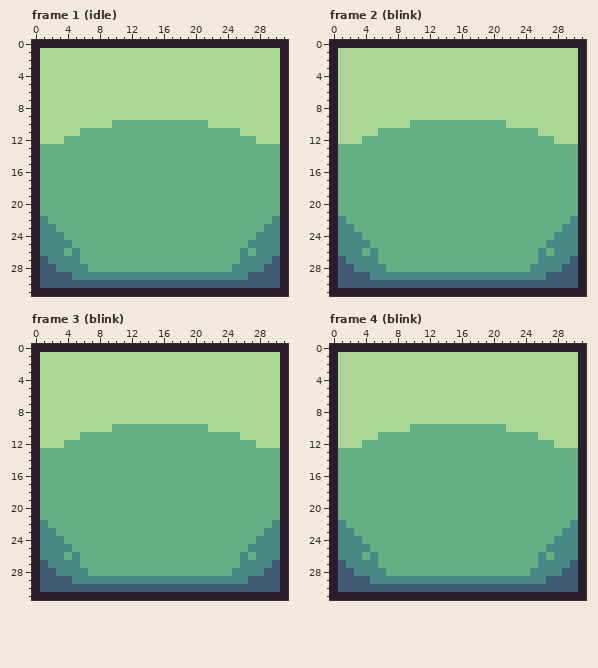
Pixel-art file -- assets/sprites/face.ase. Above is the file before it was changed.
32x32 pixels, 4 frames. Shown: frame 1 (idle), frame 2 (blink), frame 3 (blink), frame 4 (blink).
The same view after the edit:
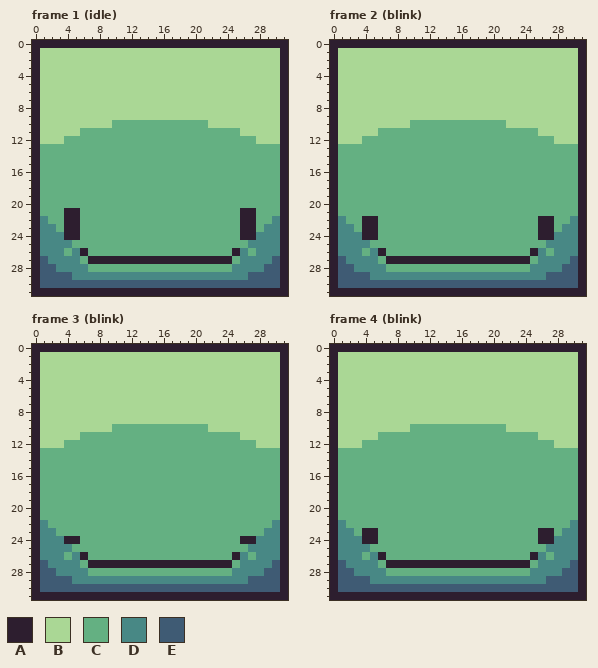
Palette (. is transparent): A #2d1e2f  B #aad795  C #64b082  D #488885  E #3f5b74
From old to new:
layer "Layer 2" now shown
--- frame 1 (idle), layer "Layer 2"
@@ x 0..31 @@
 20 ACCCCCCCCCCCCCCCCCCCCCCCCCCCCCCA
-21 ACCCCCCCCCCCCCCCCCCCCCCCCCCCCCCA
-22 ADCCCCCCCCCCCCCCCCCCCCCCCCCCCCDA
-23 ADDCCCCCCCCCCCCCCCCCCCCCCCCCCDDA
-24 ADDDCCCCCCCCCCCCCCCCCCCCCCCCDDDA
+21 ACCCAACCCCCCCCCCCCCCCCCCCCAACCCA
+22 ADCCAACCCCCCCCCCCCCCCCCCCCAACCDA
+23 ADDCAACCCCCCCCCCCCCCCCCCCCAACDDA
+24 ADDDAACCCCCCCCCCCCCCCCCCCCAADDDA
 25 ADDDDCCCCCCCCCCCCCCCCCCCCCCDDDDA
-26 ADDDCDCCCCCCCCCCCCCCCCCCCCDCDDDA
-27 AEDDDDCCCCCCCCCCCCCCCCCCCCDDDDEA
+26 ADDDCDACCCCCCCCCCCCCCCCCCADCDDDA
+27 AEDDDDCAAAAAAAAAAAAAAAAAACDDDDEA
 28 AEEDDDDCCCCCCCCCCCCCCCCCCDDDDEEA
--- frame 2 (blink), layer "Layer 2"
@@ x 0..31 @@
 21 ACCCCCCCCCCCCCCCCCCCCCCCCCCCCCCA
-22 ADCCCCCCCCCCCCCCCCCCCCCCCCCCCCDA
-23 ADDCCCCCCCCCCCCCCCCCCCCCCCCCCDDA
-24 ADDDCCCCCCCCCCCCCCCCCCCCCCCCDDDA
+22 ADCCAACCCCCCCCCCCCCCCCCCCCAACCDA
+23 ADDCAACCCCCCCCCCCCCCCCCCCCAACDDA
+24 ADDDAACCCCCCCCCCCCCCCCCCCCAADDDA
 25 ADDDDCCCCCCCCCCCCCCCCCCCCCCDDDDA
-26 ADDDCDCCCCCCCCCCCCCCCCCCCCDCDDDA
-27 AEDDDDCCCCCCCCCCCCCCCCCCCCDDDDEA
+26 ADDDCDACCCCCCCCCCCCCCCCCCADCDDDA
+27 AEDDDDCAAAAAAAAAAAAAAAAAACDDDDEA
 28 AEEDDDDCCCCCCCCCCCCCCCCCCDDDDEEA
--- frame 3 (blink), layer "Layer 2"
@@ x 0..31 @@
 23 ADDCCCCCCCCCCCCCCCCCCCCCCCCCCDDA
-24 ADDDCCCCCCCCCCCCCCCCCCCCCCCCDDDA
+24 ADDDAACCCCCCCCCCCCCCCCCCCCAADDDA
 25 ADDDDCCCCCCCCCCCCCCCCCCCCCCDDDDA
-26 ADDDCDCCCCCCCCCCCCCCCCCCCCDCDDDA
-27 AEDDDDCCCCCCCCCCCCCCCCCCCCDDDDEA
+26 ADDDCDACCCCCCCCCCCCCCCCCCADCDDDA
+27 AEDDDDCAAAAAAAAAAAAAAAAAACDDDDEA
 28 AEEDDDDCCCCCCCCCCCCCCCCCCDDDDEEA
--- frame 4 (blink), layer "Layer 2"
@@ x 0..31 @@
 22 ADCCCCCCCCCCCCCCCCCCCCCCCCCCCCDA
-23 ADDCCCCCCCCCCCCCCCCCCCCCCCCCCDDA
-24 ADDDCCCCCCCCCCCCCCCCCCCCCCCCDDDA
+23 ADDCAACCCCCCCCCCCCCCCCCCCCAACDDA
+24 ADDDAACCCCCCCCCCCCCCCCCCCCAADDDA
 25 ADDDDCCCCCCCCCCCCCCCCCCCCCCDDDDA
-26 ADDDCDCCCCCCCCCCCCCCCCCCCCDCDDDA
-27 AEDDDDCCCCCCCCCCCCCCCCCCCCDDDDEA
+26 ADDDCDACCCCCCCCCCCCCCCCCCADCDDDA
+27 AEDDDDCAAAAAAAAAAAAAAAAAACDDDDEA
 28 AEEDDDDCCCCCCCCCCCCCCCCCCDDDDEEA
Where, in picture pixels (left, top, right, bottom), the same in both pictures:
changed: (64, 208, 256, 264)
changed: (362, 216, 554, 264)
changed: (64, 536, 256, 568)
changed: (362, 528, 554, 568)
